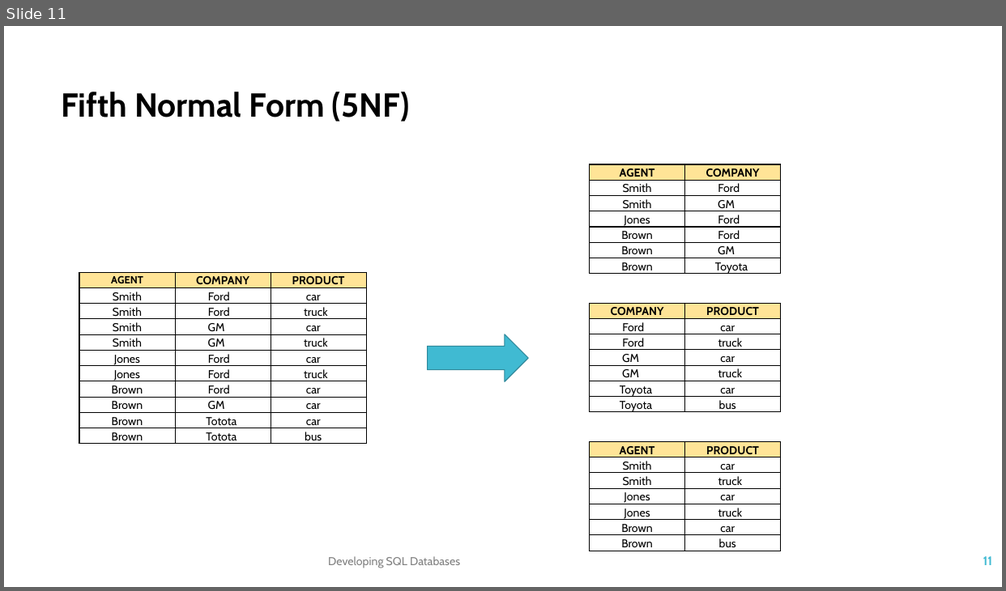
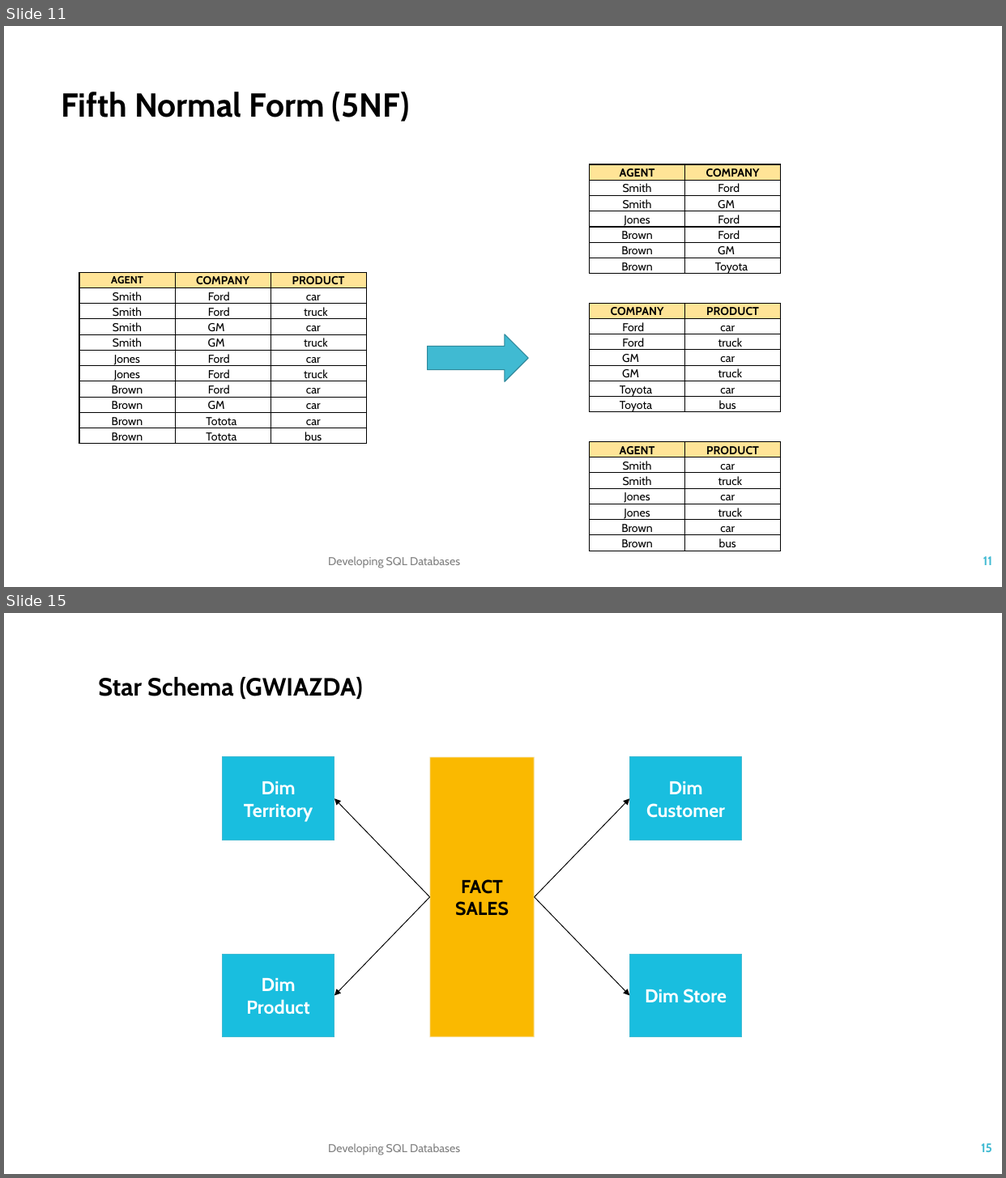
Before and after one commit to TKostyrka/70762DevSQLDB, a slide deck: DEVSQL_02_Normalization_NamingConv/DEVSQL_02A_Normalization.pptx. Shown one above the other, each under a label of ours: slide 11 before the commit, slides 11 and 15 after it; the slides between them are not shown. The pictures are 1006x591 and 1006x1178 pixels, drawn with LibreOffice and Linux fonts; fonts in the diff are those of the drawing. Boxes give left, top, right and bottom in pixels: in the first picture for what was removed or moved away, otherwise in the second. Text is boxed around its words. In the diff, an @@ line names an element or a change of style, - is before the commit and + after.

```diff
--- a/DEVSQL_02_Normalization_NamingConv/DEVSQL_02A_Normalization.pptx
+++ b/DEVSQL_02_Normalization_NamingConv/DEVSQL_02A_Normalization.pptx
@@ slide 15 added at bbox=[4, 613, 1002, 1174], background #FFFFFF @@
@@ text added at bbox=[98, 677, 363, 700], 24 pt, text #000000, bold @@
+  Star Schema (GWIAZDA)
@@ rectangle added at bbox=[223, 756, 335, 840], fill #19BFE0, outline #40BAD2 0.75 pt, 18 pt, text #FFFFFF, bold @@
+Dim Territory
@@ rectangle added at bbox=[430, 756, 535, 1037], fill #FAB900, outline #F9F9F9 1.35 pt, 18 pt, text #000000, bold @@
+FACT
+SALES
@@ rectangle added at bbox=[630, 756, 742, 840], fill #19BFE0, outline #40BAD2 0.75 pt, 18 pt, text #FFFFFF, bold @@
+Dim Customer
@@ arrow added from (430, 897) to (335, 798), #000000 0.75 pt @@
@@ arrow added from (534, 897) to (630, 798), #000000 0.75 pt @@
@@ arrow added from (430, 897) to (335, 995), #000000 0.75 pt @@
@@ arrow added from (534, 897) to (630, 995), #000000 0.75 pt @@
@@ rectangle added at bbox=[223, 954, 335, 1037], fill #19BFE0, outline #40BAD2 0.75 pt, 18 pt, text #FFFFFF, bold @@
+Dim Product
@@ rectangle added at bbox=[630, 954, 742, 1037], fill #19BFE0, outline #40BAD2 0.75 pt, 18 pt, text #FFFFFF, bold @@
+Dim Store
@@ text added at bbox=[328, 1144, 460, 1156], 11 pt, text #808080 @@
+Developing SQL Databases
@@ page number added at bbox=[981, 1144, 992, 1152], 12 pt, text #40BAD2, bold @@
+15
```
Also in this commit, not shown: 6 other slides added, 4 other files.
